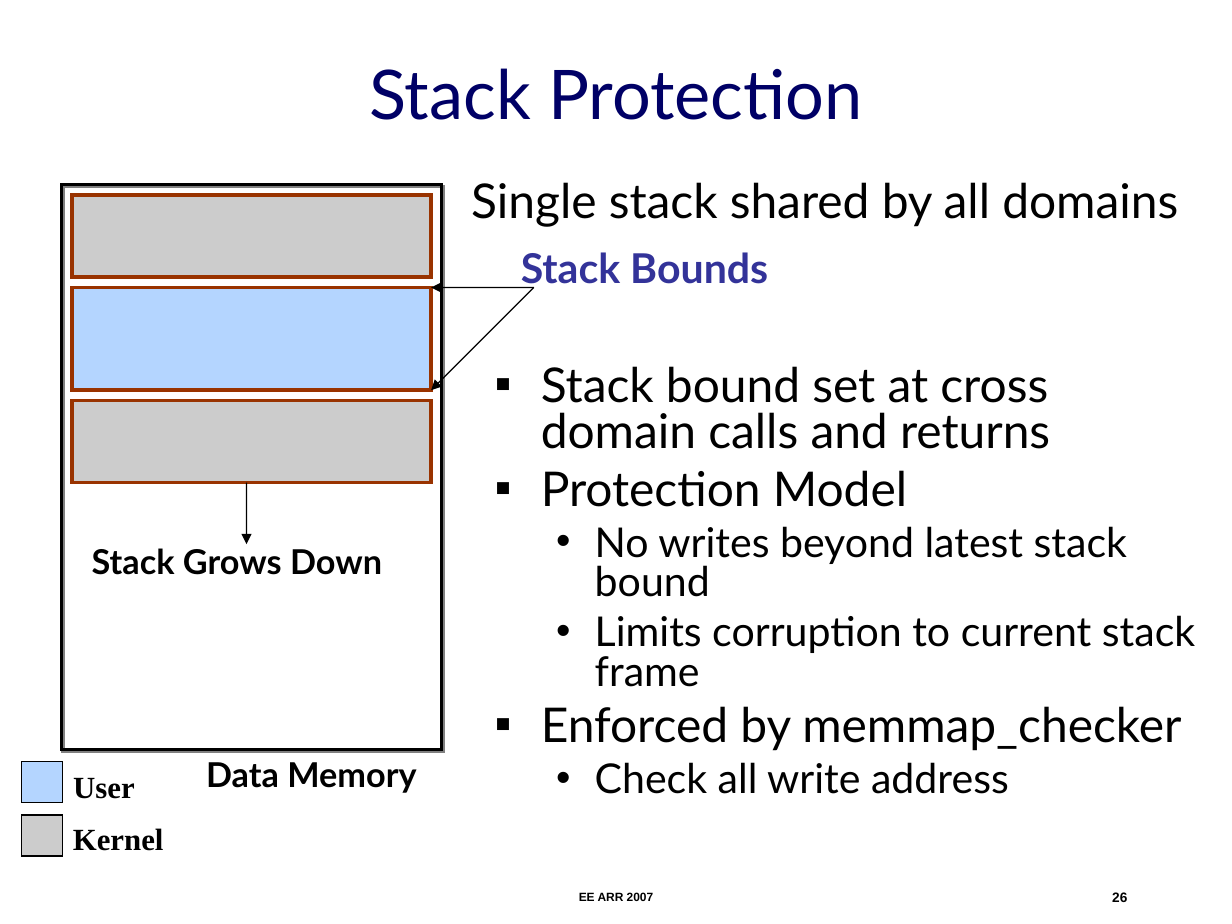
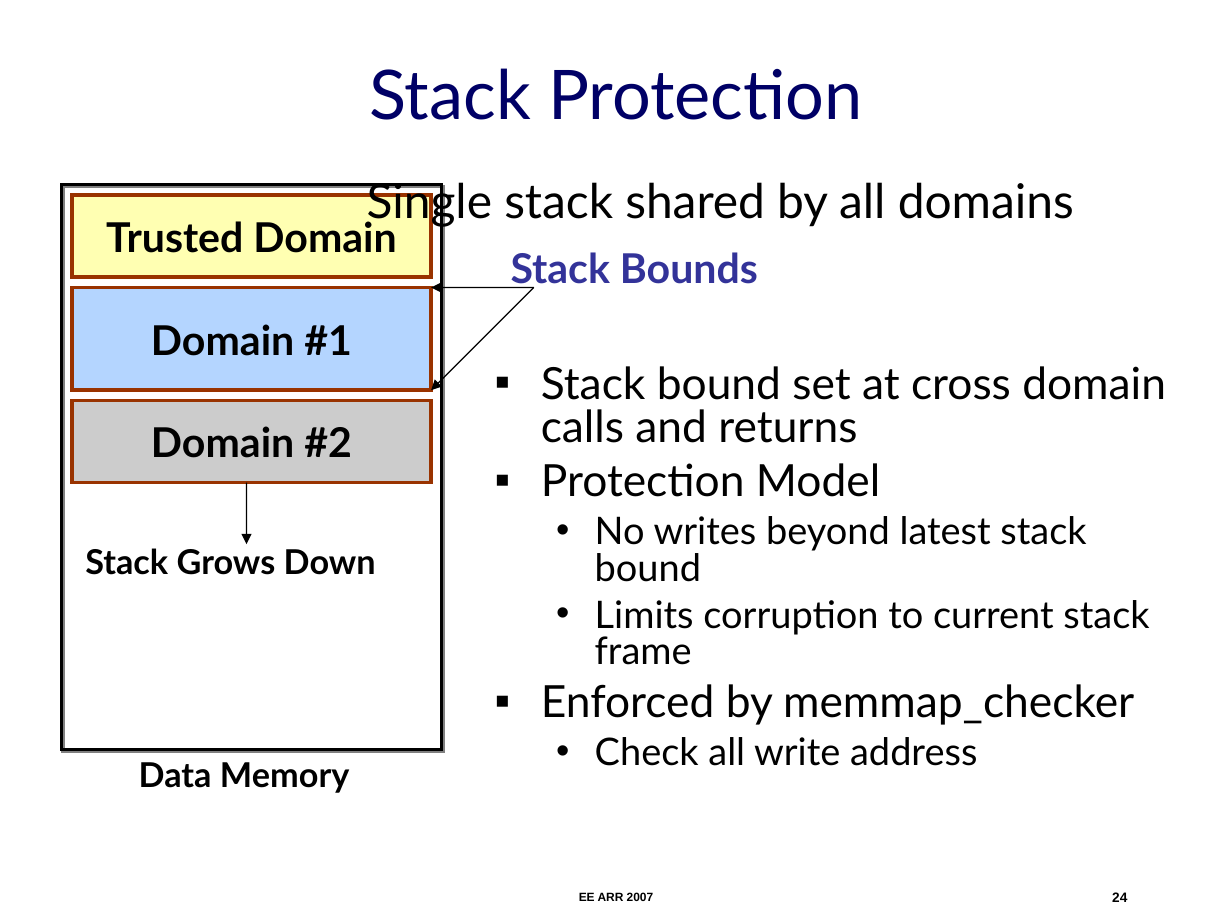
Before and after one commit to nesl/umpu, a slide deck: slide 24 of docs/ee-arr-2007/ee-arr.ppt (slide 26 before the commit). Drawn at 1232x924 pixels with LibreOffice and Linux fonts; fonts in the diff are those of the drawing. Boxes give left, top, right and bottom in pixels: in the first picture for what was removed or moved away, otherwise in the second. Text is boxed around its words. In the diff, an @@ line names an element or a change of style, - is before the commit and + after.

```diff
--- a/docs/ee-arr-2007/ee-arr.ppt
+++ b/docs/ee-arr-2007/ee-arr.ppt
@@ text "Single stack shared by all ..." rewrapped from bbox=[471, 182, 1178, 227] to bbox=[367, 176, 1074, 228] @@
@@ rectangle "Trusted Domain" at bbox=[71, 195, 431, 277]: fill #CCCCCC to #FFFFB2 @@
@@ text in rectangle at bbox=[106, 216, 396, 253]: text added @@
+Trusted Domain
@@ text "Stack Bounds": place and size @@
-text "Stack Bounds" at bbox=[521, 252, 768, 291]
+text "Stack Bounds" at bbox=[511, 252, 758, 291]
@@ text in rectangle at bbox=[151, 324, 352, 356]: text added @@
+Domain #1
@@ text "Stack bound set at cross ..." at bbox=[541, 366, 1166, 766]: size 28 to 25.9 pt in "Stack bound set at cross domain calls ...", "Protection Model", "Enforced by memmap_checker"; size 24 to 22.2 pt in "No writes beyond latest stack bound", "Limits corruption to current stack frame", "Check all write address" @@
@@ text in rectangle at bbox=[151, 426, 352, 458]: text added @@
+Domain #2
@@ text "Stack Grows Down": place and size @@
-text "Stack Grows Down" at bbox=[92, 548, 382, 575]
+text "Stack Grows Down" at bbox=[85, 548, 376, 575]
@@ text "Data Memory": place and size @@
-text "Data Memory" at bbox=[206, 762, 416, 793]
+text "Data Memory" at bbox=[139, 762, 349, 793]
@@ rectangle removed at bbox=[22, 761, 63, 802] @@
@@ text removed at bbox=[73, 777, 134, 799] @@
-User
@@ rectangle removed at bbox=[22, 814, 63, 855] @@
@@ text removed at bbox=[73, 828, 163, 851] @@
-Kernel
@@ page number at bbox=[1112, 892, 1127, 902]: text changed @@
-26
+24
```
Also in this commit, not shown: 26 other slides changed, 3 slides added, 17 slides removed, 1 other file.
